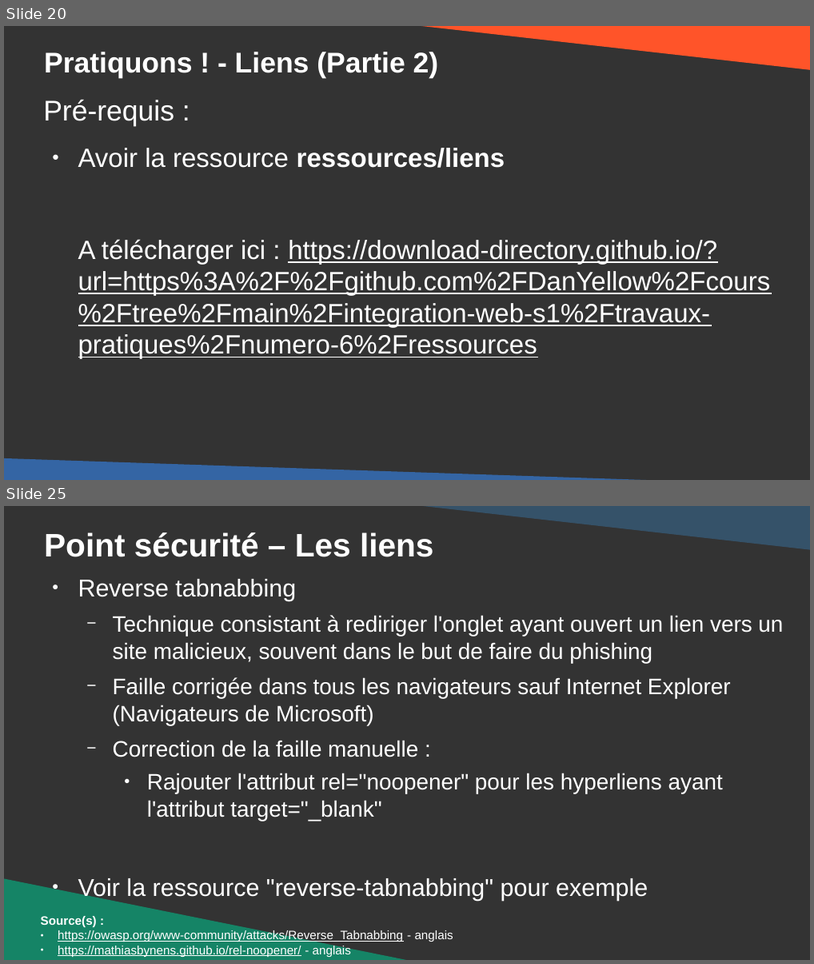
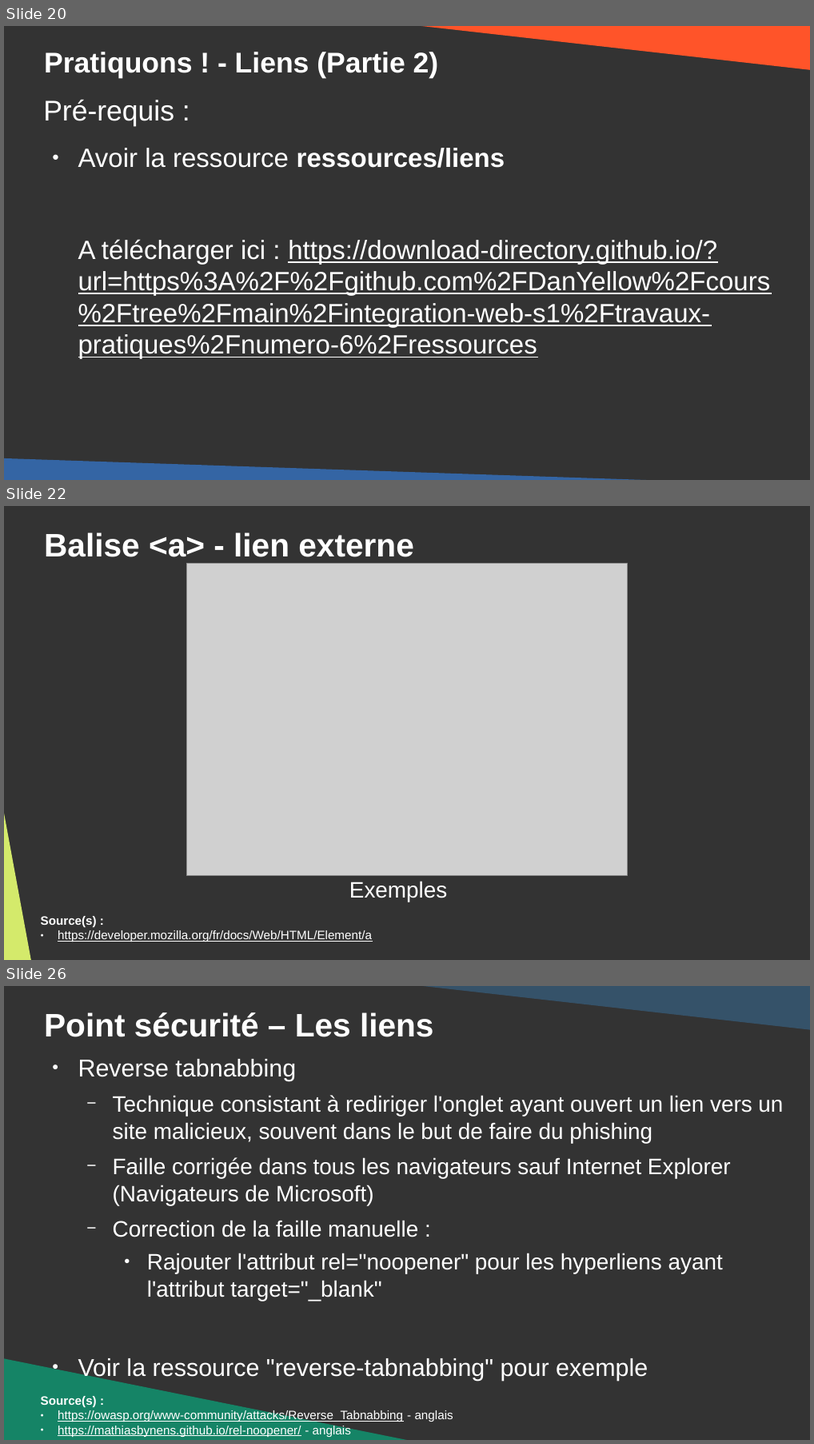
Before and after one commit to DanYellow/cours, a slide deck: integration-web-s1/travaux-pratiques/numero-6/presentation.odp. Shown one above the other, each under a label of ours: slides 20 and 25 before the commit, slides 20, 22 and 26 after it; the slides between them are not shown. The pictures are 814x964 and 814x1444 pixels, drawn with LibreOffice and Linux fonts; fonts in the diff are those of the drawing; grey boxes stand for pictures. Boxes give left, top, right and bottom in pixels: in the first picture for what was removed or moved away, otherwise in the second. Text is boxed around its words. In the diff, an @@ line names an element or a change of style, - is before the commit and + after.

```diff
--- a/integration-web-s1/travaux-pratiques/numero-6/presentation.odp
+++ b/integration-web-s1/travaux-pratiques/numero-6/presentation.odp
@@ slide 22 added at (4,506,810,960), background #333333 @@
@@ title added at (44,532,414,557), 32 pt, text #FFFFFF, bold @@
+Balise <a> - lien externe
@@ right triangle added at (4,575,34,960), fill #D4EA6B @@
@@ picture added at (187,564,627,876) @@
@@ text added at (350,880,447,901), 22 pt, text #FFFFFF @@
+Exemples
@@ text added at (41,916,372,941), 12 pt, text #FFFFFF, underline @@
+Source(s) :
+● https://developer.mozilla.org/fr/docs/Web/HTML/Element/a
@@ what was slide 25 is now slide 26 @@
```
Also in this commit, not shown: 11 slides changed, 1 other file.
